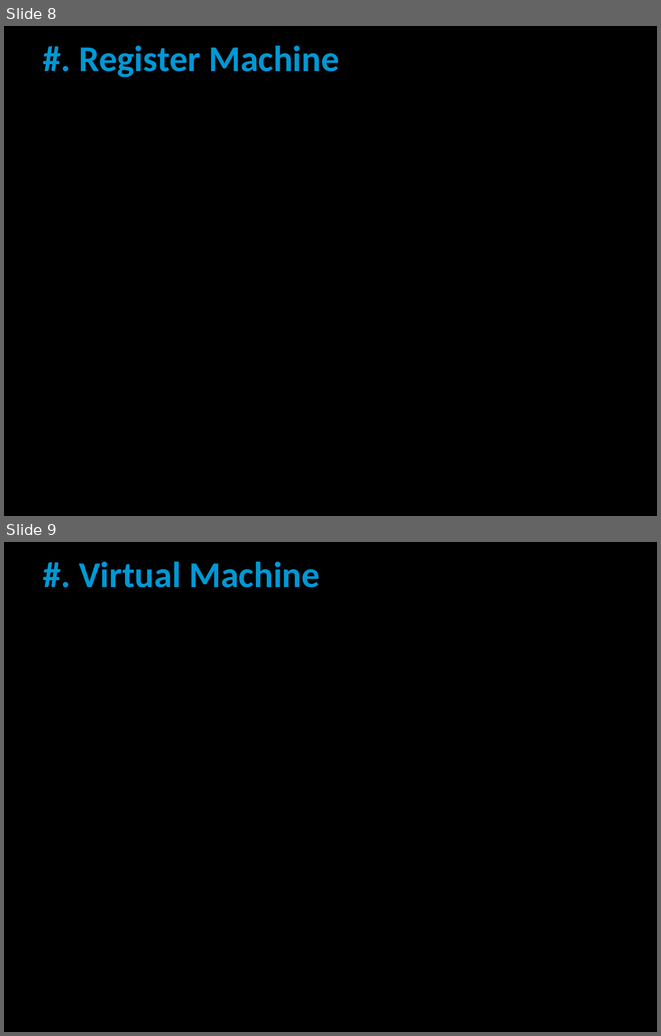
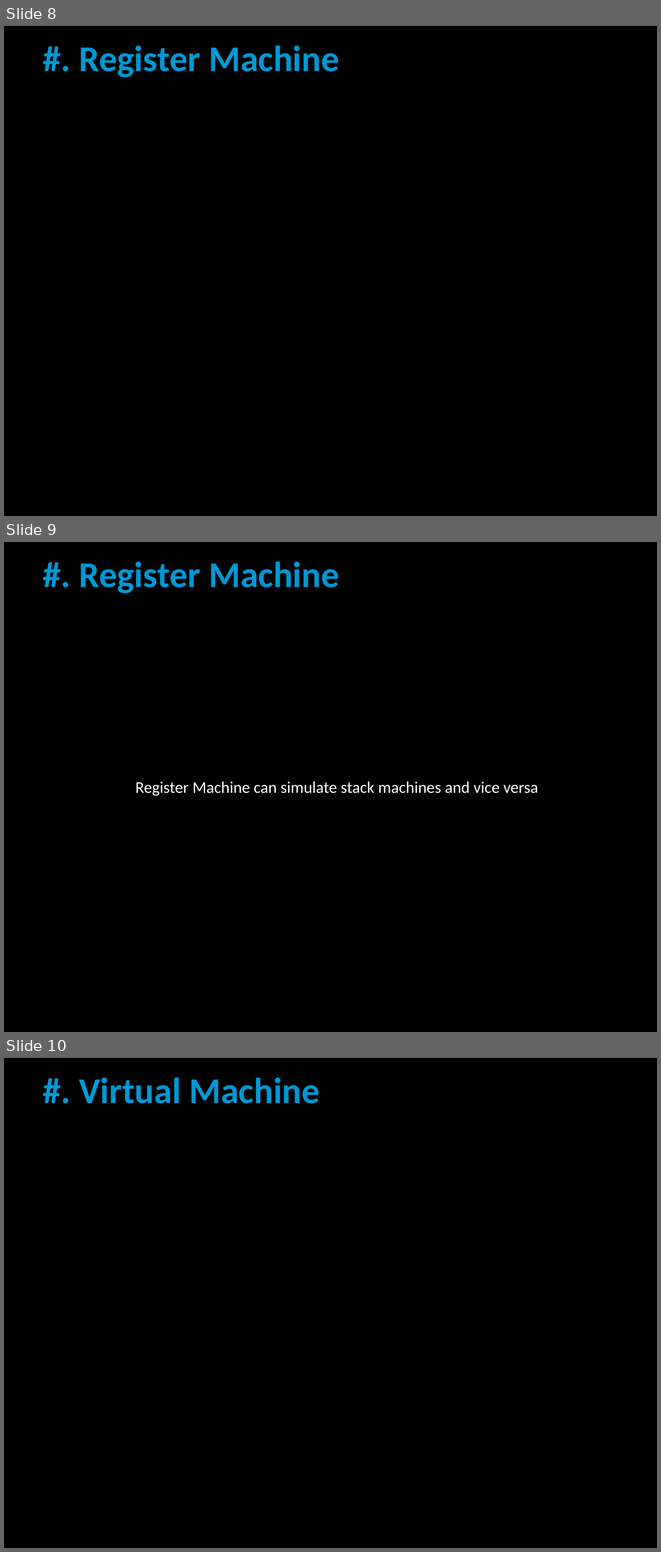
Before and after one commit to liamcarter111/Lectures, a slide deck: Imperial_College_29-01-2020/Presentation.pptx. Shown one above the other, each under a label of ours: slides 8 and 9 before the commit, slides 8, 9 and 10 after it. The pictures are 661x1036 and 661x1552 pixels, drawn with LibreOffice and Linux fonts; fonts in the diff are those of the drawing. Boxes give left, top, right and bottom in pixels: in the first picture for what was removed or moved away, otherwise in the second. Text is boxed around its words. In the diff, an @@ line names an element or a change of style, - is before the commit and + after.

Commit message:
Imperial_College_29-01-2020
Update PPTX

```diff
--- a/Imperial_College_29-01-2020/Presentation.pptx
+++ b/Imperial_College_29-01-2020/Presentation.pptx
@@ slide 9 added at bbox=[4, 542, 657, 1032], background #000000 @@
@@ title added at bbox=[79, 562, 339, 593], 40 pt, text #0098D4, bold @@
+#. Register Machine
@@ text added at bbox=[135, 781, 538, 796], 18 pt, text #FFFFFF @@
+Register Machine can simulate stack machines and vice versa
@@ what was slide 9 is now slide 10 @@
```
